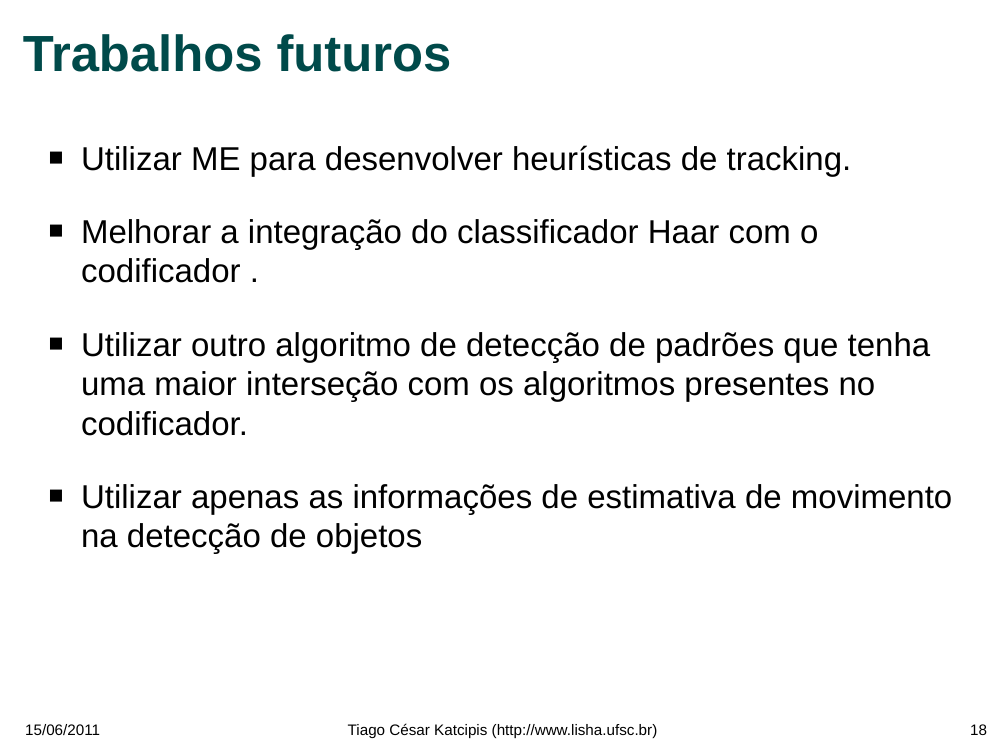
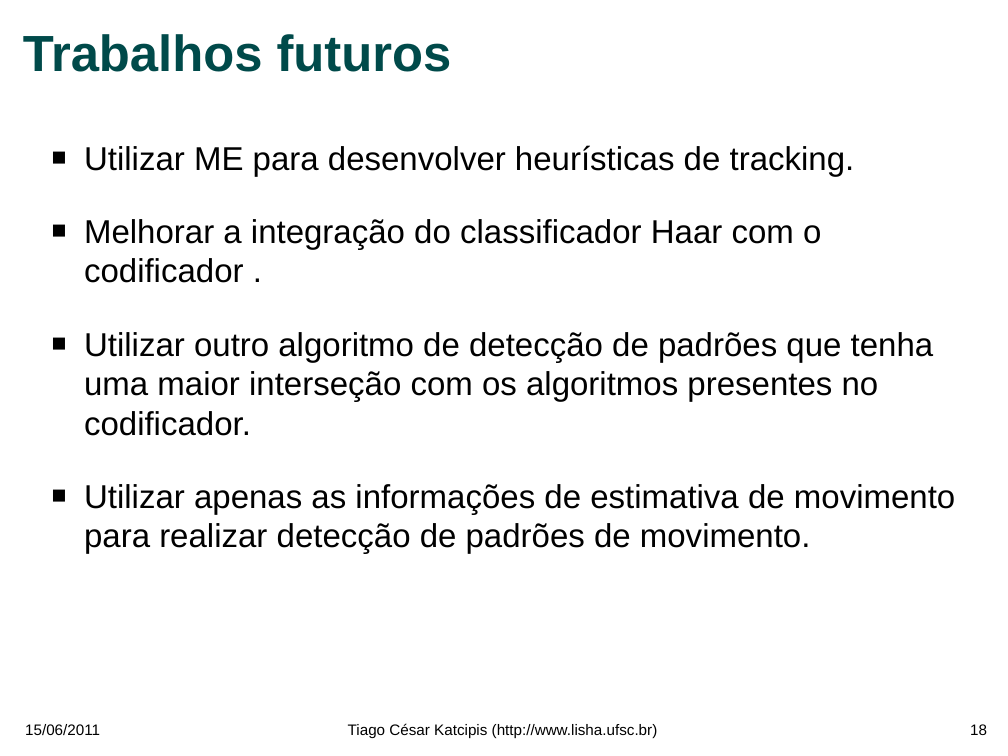
Before and after one commit to katcipis/h264.pattern.detection, a slide deck: slide 18 of tcc/apresentacoes/apresentacao_tcc.odp. Drawn at 1008x756 pixels with LibreOffice and Linux fonts; fonts in the diff are those of the drawing; background and template pictures are left out. Boxes give left, top, right and bottom in pixels: in the first picture for what was removed or moved away, otherwise in the second. Text is boxed around its words. In the diff, an @@ line names an element or a change of style, - is before the commit and + after.

Commit message:
fixing the presentation to make a better conclusion.

```diff
--- a/tcc/apresentacoes/apresentacao_tcc.odp
+++ b/tcc/apresentacoes/apresentacao_tcc.odp
@@ text at (84,484,955,554): text changed @@
-■ Utilizar apenas as informações de estimativa de movimento na detecção de objetos
+■ Utilizar apenas as informações de estimativa de movimento para realizar detecção de padrões de movimento.
```
